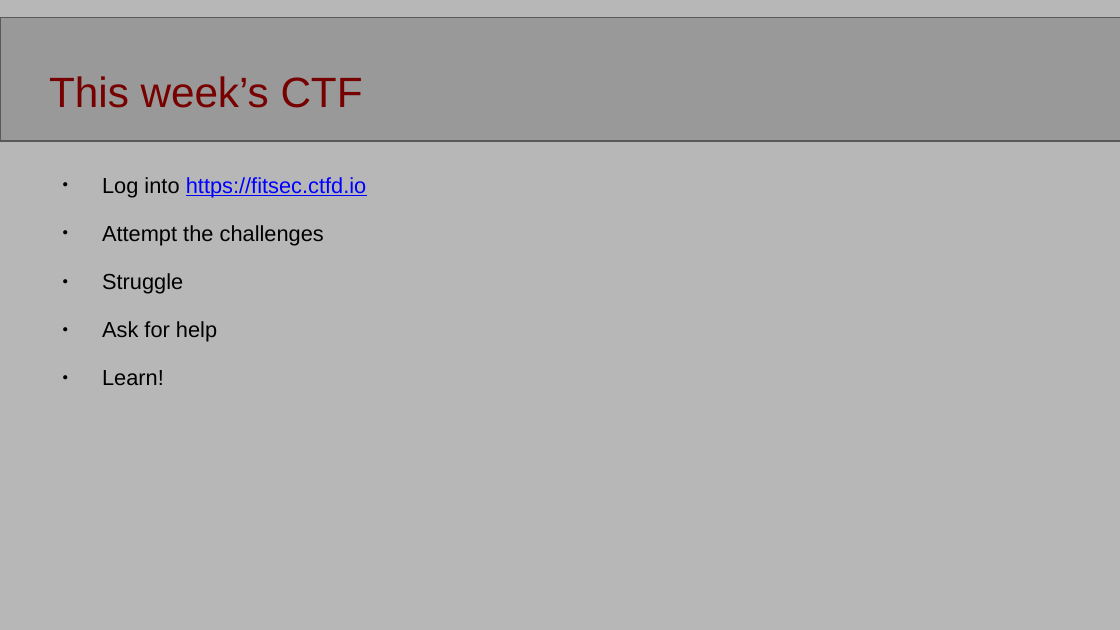
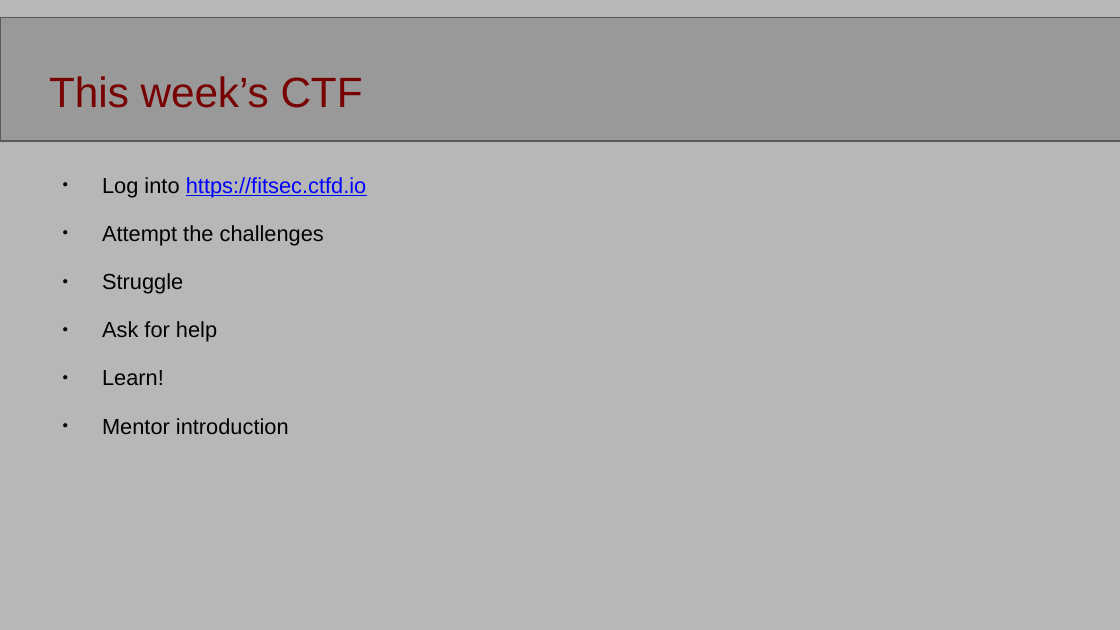
Before and after one commit to Night-jmp/IntroToCTF, a slide deck: slide 17 of intro_to_ctf/intro_to_ctf.pptx (slide 16 before the commit). Drawn at 1120x630 pixels with LibreOffice and Linux fonts; fonts in the diff are those of the drawing; background and template pictures are left out. Boxes give left, top, right and bottom in pixels: in the first picture for what was removed or moved away, otherwise in the second. Text is boxed around its words. In the diff, an @@ line names an element or a change of style, - is before the commit and + after.

```diff
--- a/intro_to_ctf/intro_to_ctf.pptx
+++ b/intro_to_ctf/intro_to_ctf.pptx
@@ text at box(102, 418, 289, 434): paragraph added @@
+● Mentor introduction
```
Also in this commit, not shown: 2 other slides changed, 2 slides added, 2 other files.
